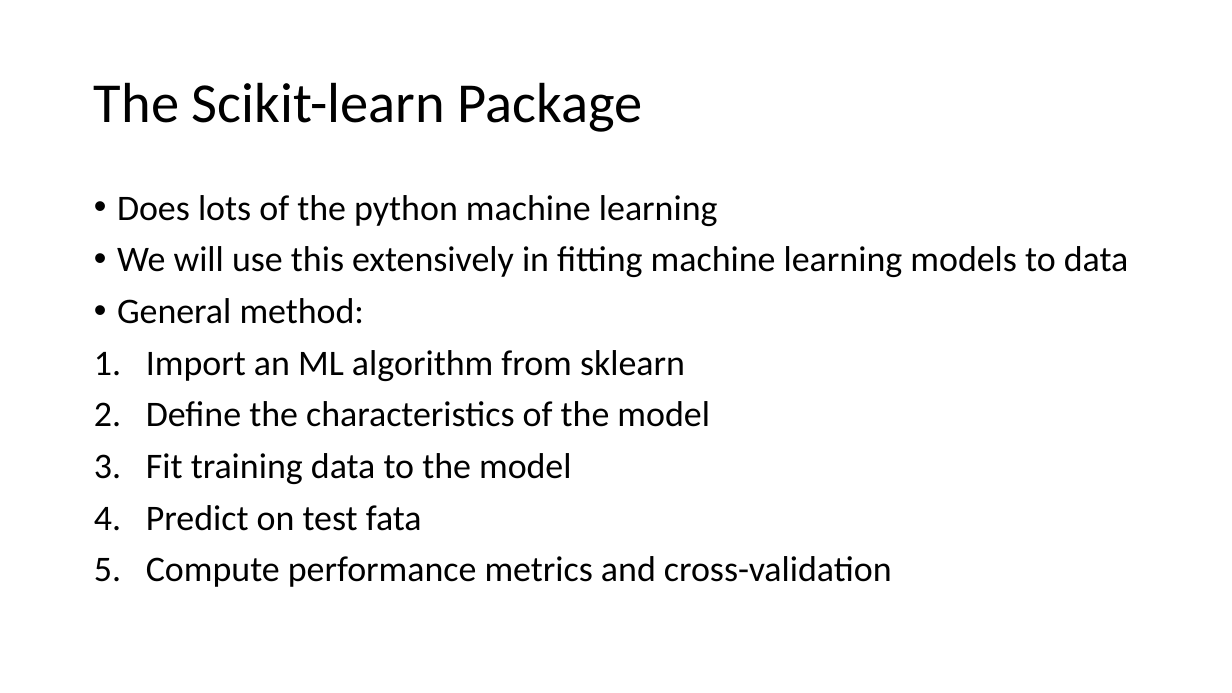
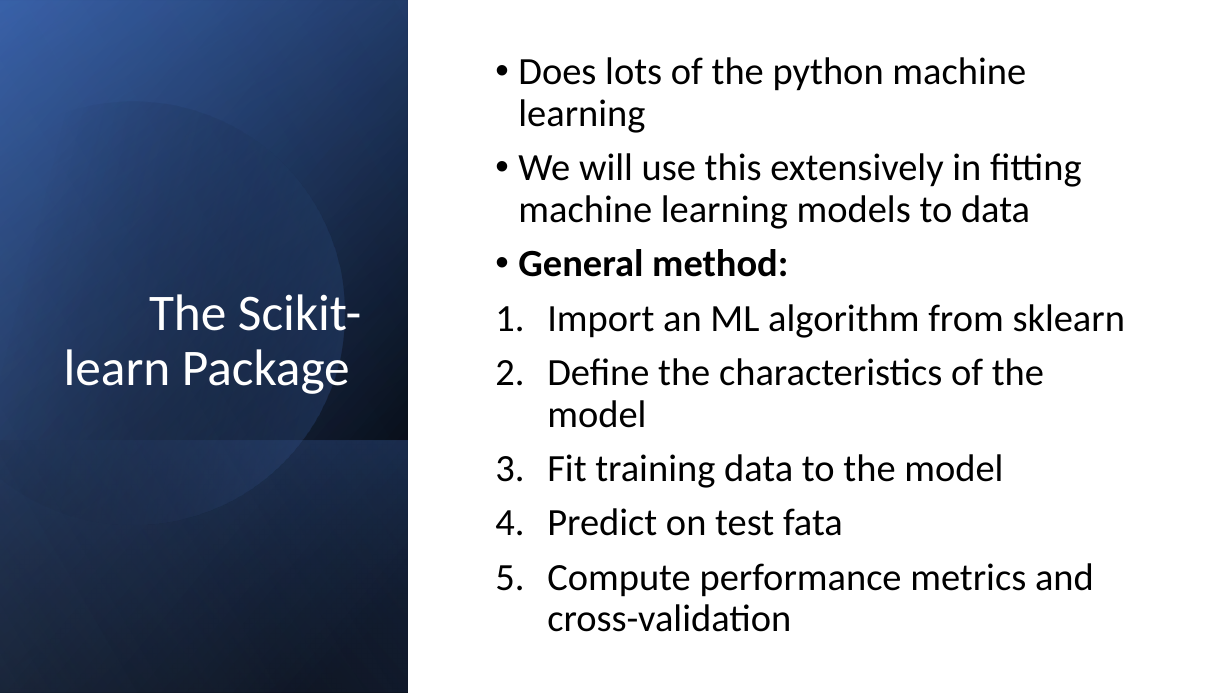
Before and after one commit to ggerlach1/BIOF085, a slide deck: slide 31 of workshop_documents/ML_slides.pptx. Drawn at 1232x693 pixels with LibreOffice and Linux fonts; fonts in the diff are those of the drawing. Boxes give left, top, right and bottom in pixels: in the first picture for what was removed or moved away, otherwise in the second. Text is boxed around its words. In the diff, an @@ line names an element or a change of style, - is before the commit and + after.

```diff
--- a/workshop_documents/ML_slides.pptx
+++ b/workshop_documents/ML_slides.pptx
@@ rectangle added at box(0, 0, 1232, 693), fill #FFFFFF @@
@@ rectangle added at box(0, 0, 409, 693), fill gradient #000000 to #2F5597 @@
@@ rectangle added at box(0, 1, 409, 693), fill gradient #000000 to #4472C4 @@
@@ rectangle added at box(0, 0, 409, 692), fill gradient #000000 to #8FAADC @@
@@ freeform shape added at box(0, 52, 395, 567), fill gradient #000000 to #4472C4 @@
@@ title "The Scikit-learn Package": place and size @@
-title "The Scikit-learn Package" at box(94, 82, 643, 132)
+title "The Scikit-learn Package" at box(64, 294, 361, 394)
@@ title "The Scikit-learn Package" at box(64, 294, 361, 394): size 44 to 40 pt, text colour #000000 to #FFFFFF; alignment left to right; vertical alignment middle to bottom @@
@@ text "Does lots of the python ...": place and size @@
-text "Does lots of the python ..." at box(117, 195, 1129, 587)
+text "Does lots of the python ..." at box(518, 57, 1126, 632)
@@ text "Does lots of the python ..." at box(518, 57, 1126, 632): size 28 to 30 pt; bold on in "General method:"; vertical alignment top to middle @@
@@ rectangle added at box(0, 440, 409, 693), fill gradient #4472C4 to #000000 @@
```
Also in this commit, not shown: 11 other slides changed, 42 other files.
